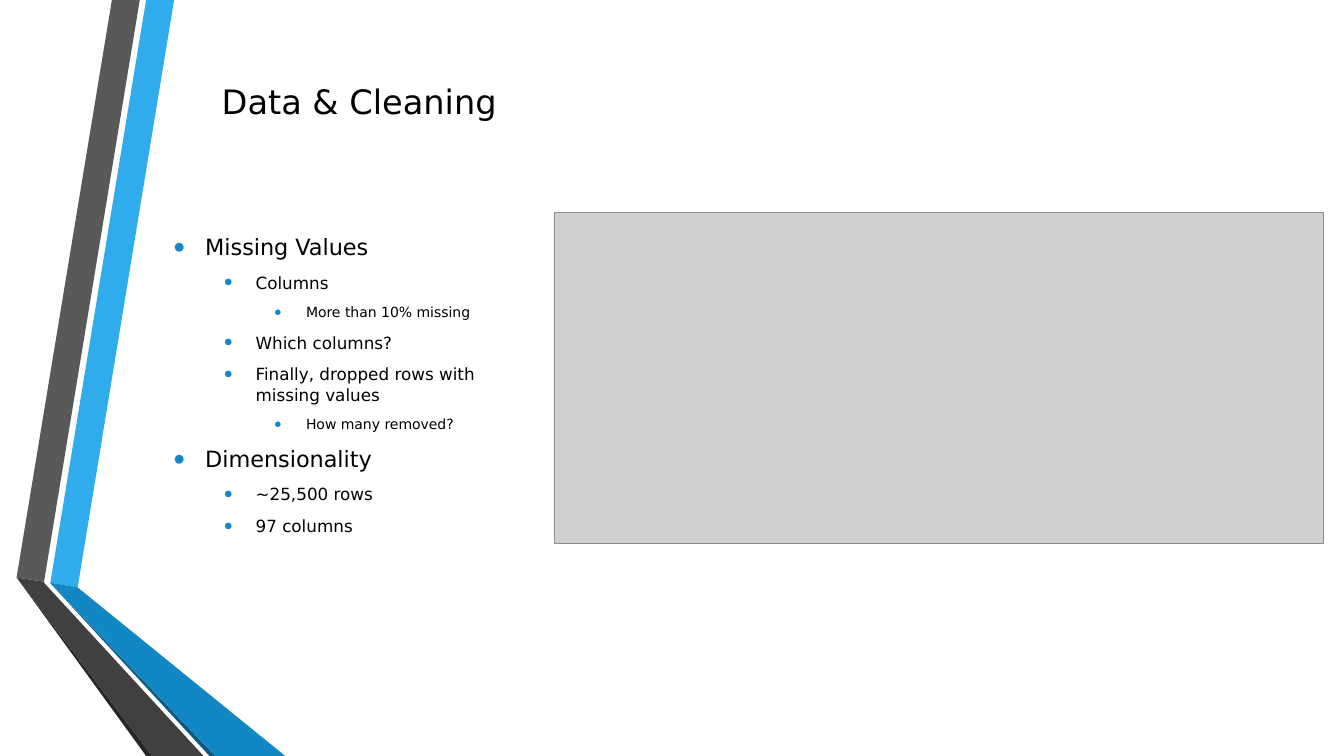
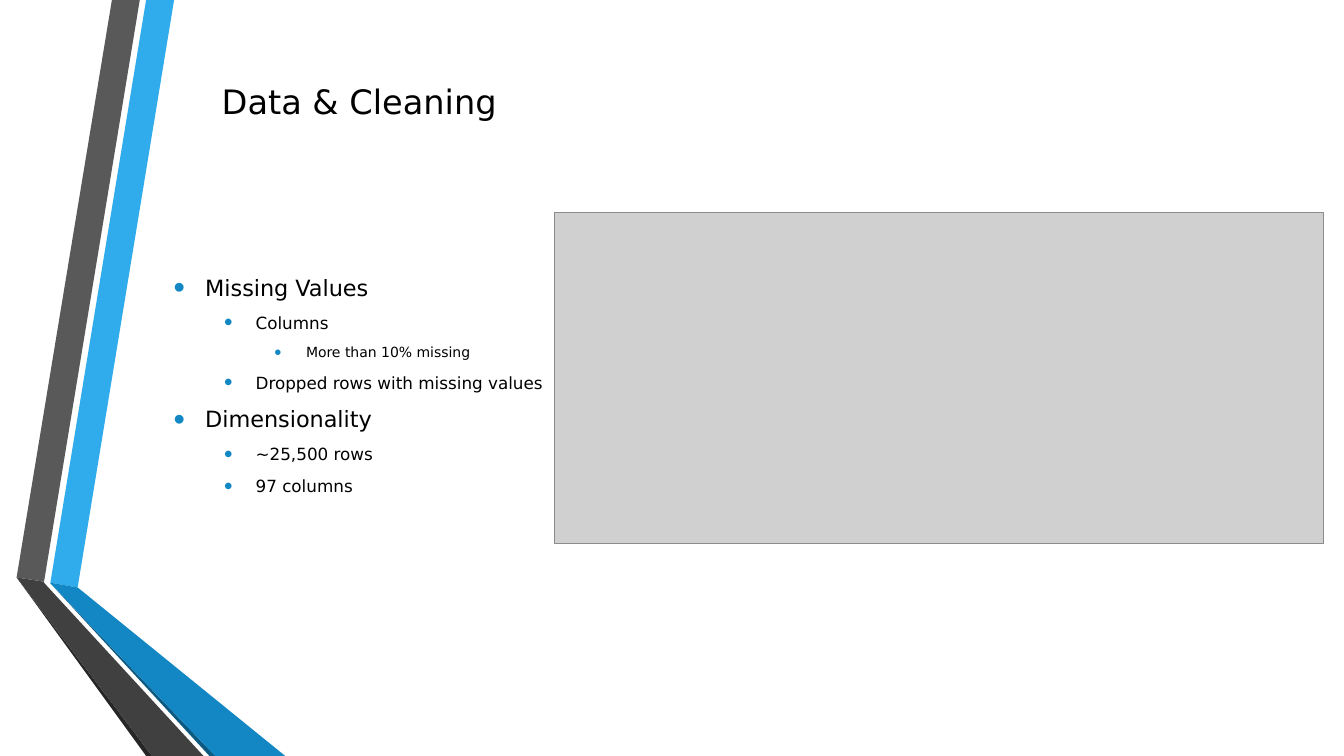
Before and after one commit to ringmatt/PPOL566_DataSci3_Projects, a slide deck: slide 3 of Project1_Clustering/output/ringmatt_project1_presentation.pptx. Drawn at 1344x756 pixels with LibreOffice and Linux fonts; fonts in the diff are those of the drawing; grey boxes stand for pictures; background and template pictures are left out. Boxes give left, top, right and bottom in pixels: in the first picture for what was removed or moved away, otherwise in the second. Text is boxed around its words. In the diff, an @@ line names an element or a change of style, - is before the commit and + after.

```diff
--- a/Project1_Clustering/output/ringmatt_project1_presentation.pptx
+++ b/Project1_Clustering/output/ringmatt_project1_presentation.pptx
@@ text at (x1=256, y1=376, x2=543, y2=393): text changed @@
-  • Which columns?
-  • Finally, dropped rows with missing values
-    • How many removed?
+  • Dropped rows with missing values
```
Also in this commit, not shown: 3 other slides changed, 1 slide added, 4 other files.
